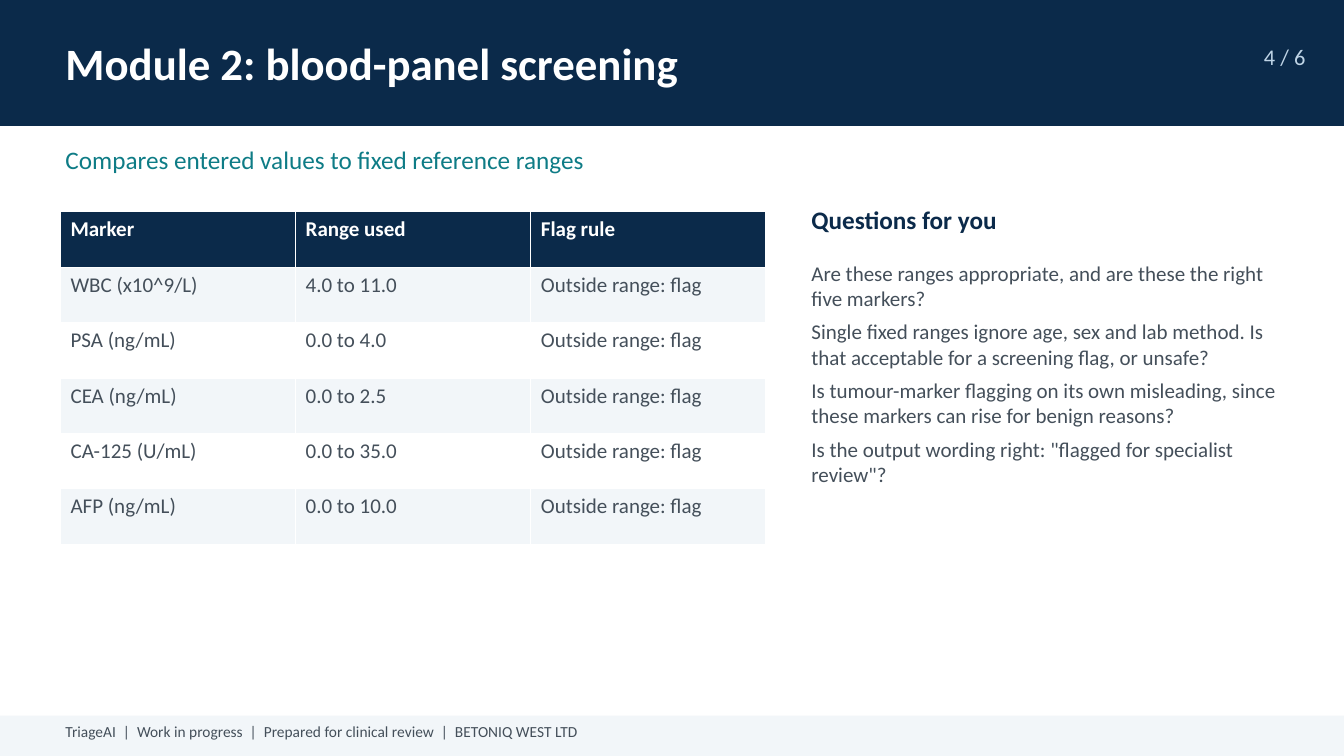
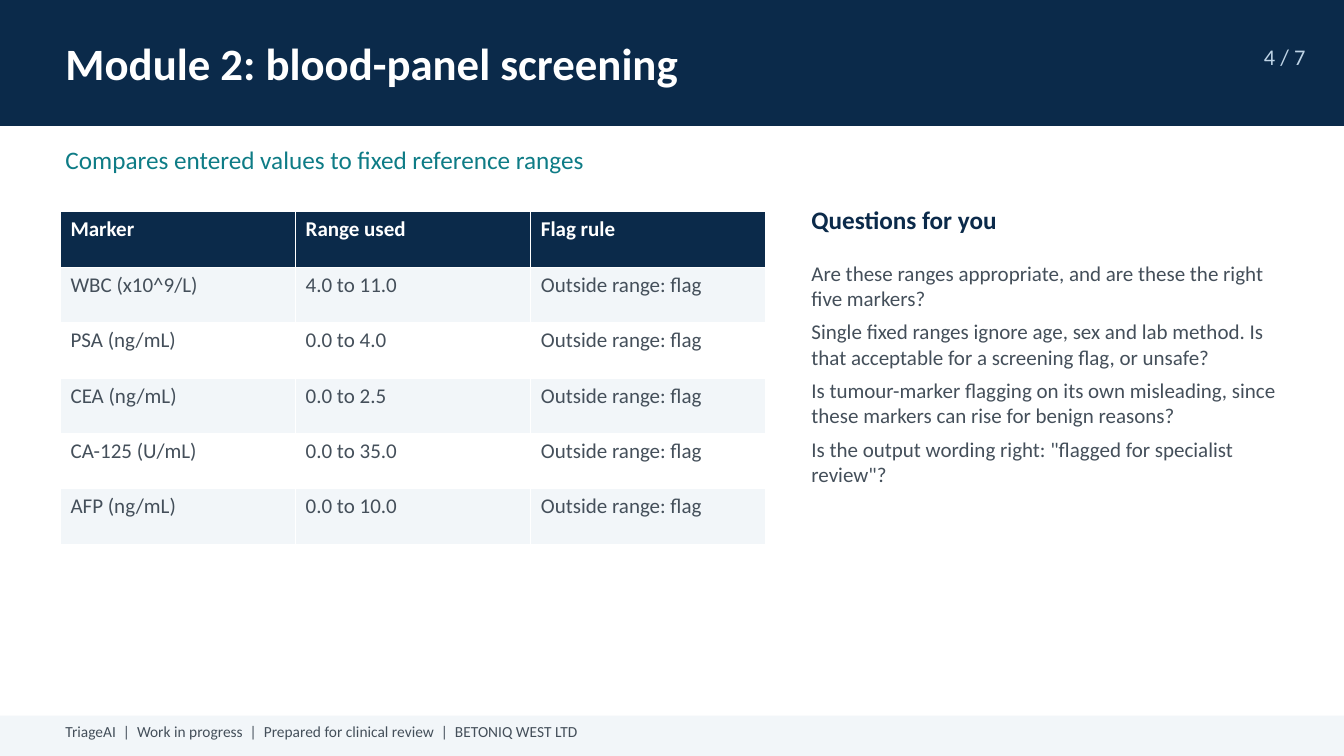
Before and after one commit to TOMDEGGS/BETONIQ-WEST-, a slide deck: slide 4 of triageai-review/TriageAI_Clinical_Review_Deck.pptx. Drawn at 1344x756 pixels with LibreOffice and Linux fonts; fonts in the diff are those of the drawing. Boxes give left, top, right and bottom in pixels: in the first picture for what was removed or moved away, otherwise in the second. Text is boxed around its words. In the diff, an @@ line names an element or a change of style, - is before the commit and + after.

Commit message:
TriageAI review decks: generic wording for any reviewer, 3D symptom illustrations, country and language page

```diff
--- a/triageai-review/TriageAI_Clinical_Review_Deck.pptx
+++ b/triageai-review/TriageAI_Clinical_Review_Deck.pptx
@@ text at box(1264, 50, 1305, 65): text changed @@
-4 / 6
+4 / 7
```
Also in this commit, not shown: 4 other slides changed, 1 slide added, 3 other files.
